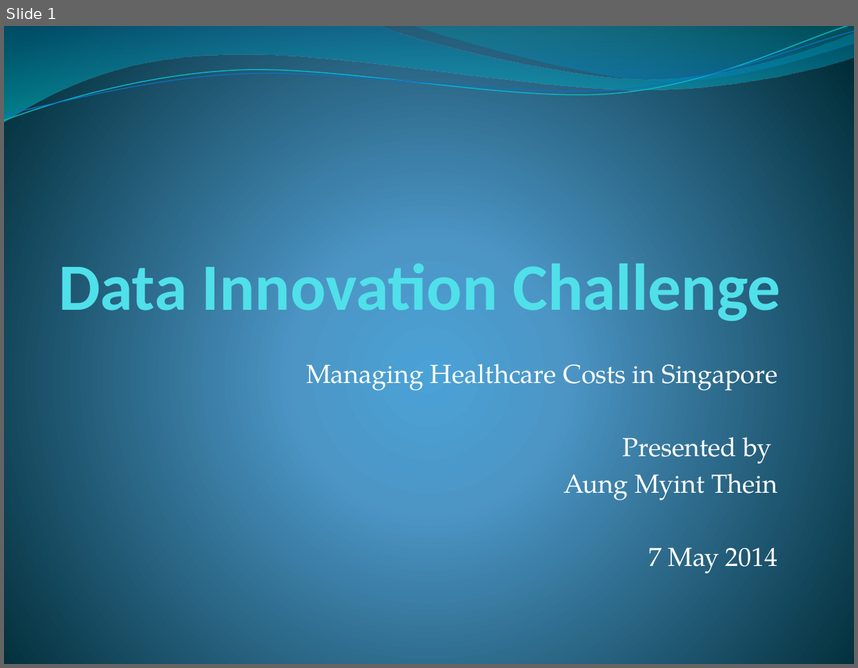
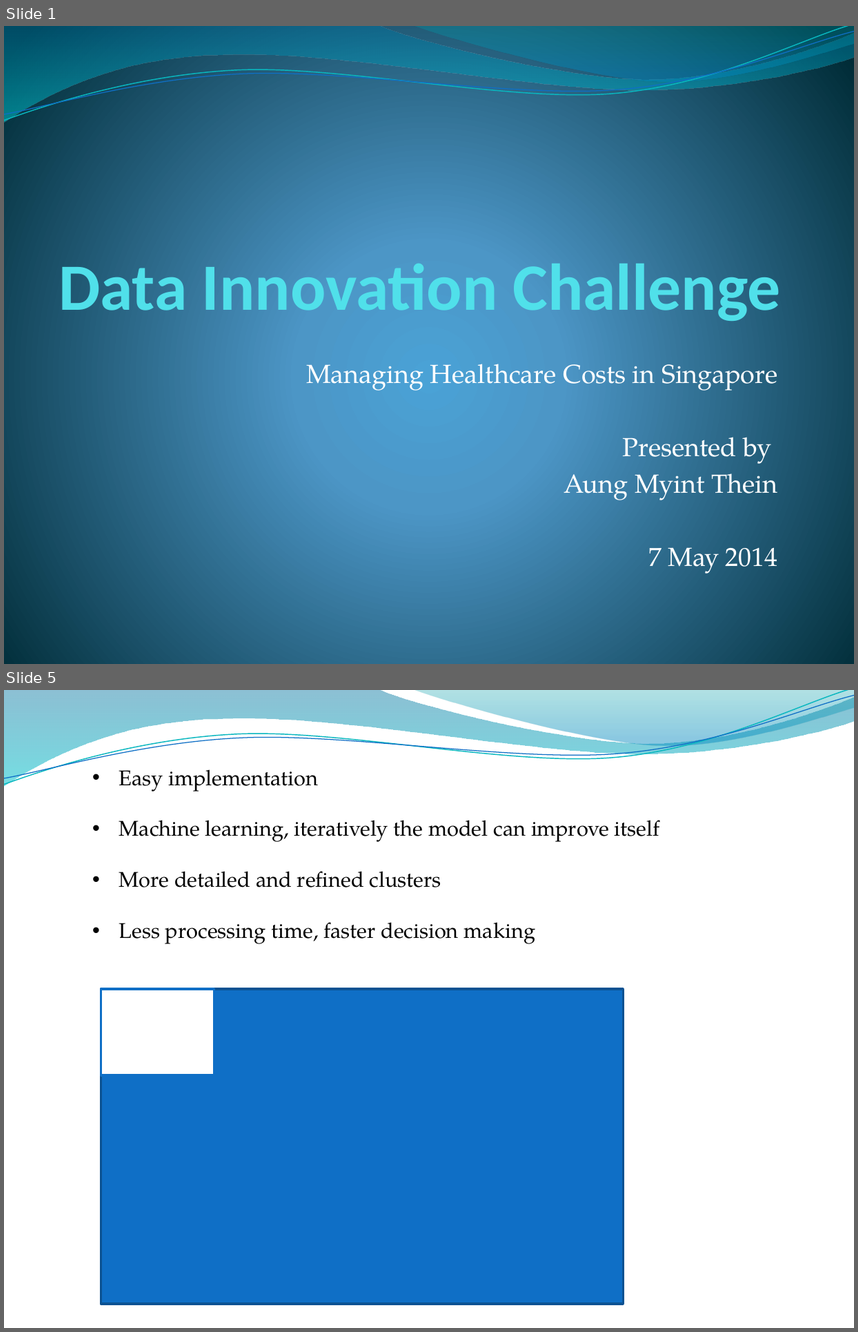
Before and after one commit to Aung-Myint-Thein/test-medical-data, a slide deck: Slides/Data Innovation Challenge.pptx. Shown one above the other, each under a label of ours: slide 1 before the commit, slides 1 and 5 after it; the slides between them are not shown. The pictures are 858x668 and 858x1332 pixels, drawn with LibreOffice and Linux fonts; fonts in the diff are those of the drawing; background and template pictures are left out. Boxes give left, top, right and bottom in pixels: in the first picture for what was removed or moved away, otherwise in the second. Text is boxed around its words. In the diff, an @@ line names an element or a change of style, - is before the commit and + after.

```diff
--- a/Slides/Data Innovation Challenge.pptx
+++ b/Slides/Data Innovation Challenge.pptx
@@ slide 5 added at (4,690,854,1328), background picture (left out); not listed: 4 template elements that a slide beside it also shows @@
@@ text added at (119,769,660,944), 18 pt, text #000000 @@
+• Easy implementation
+• Machine learning, iteratively the model can improve itself
+• More detailed and refined clusters
+• Less processing time, faster decision making
@@ rectangle added at (101,988,623,1303), fill #0F6FC6, outline #0B5292 2 pt @@
@@ rectangle added at (101,988,214,1074), fill #FFFFFF, outline #0F6FC6 2 pt @@
```
Also in this commit, not shown: 10 other slides added, 3 other files.
